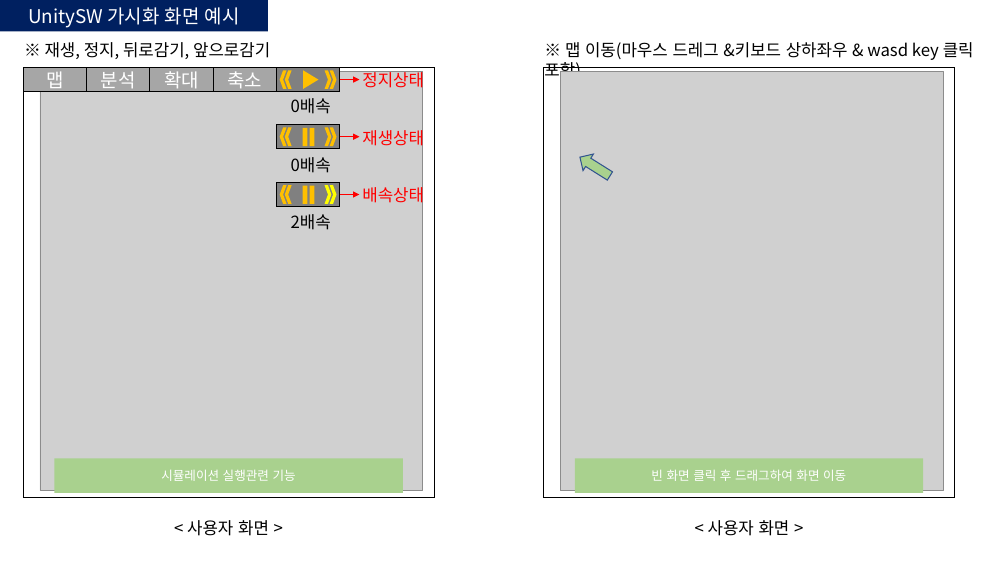
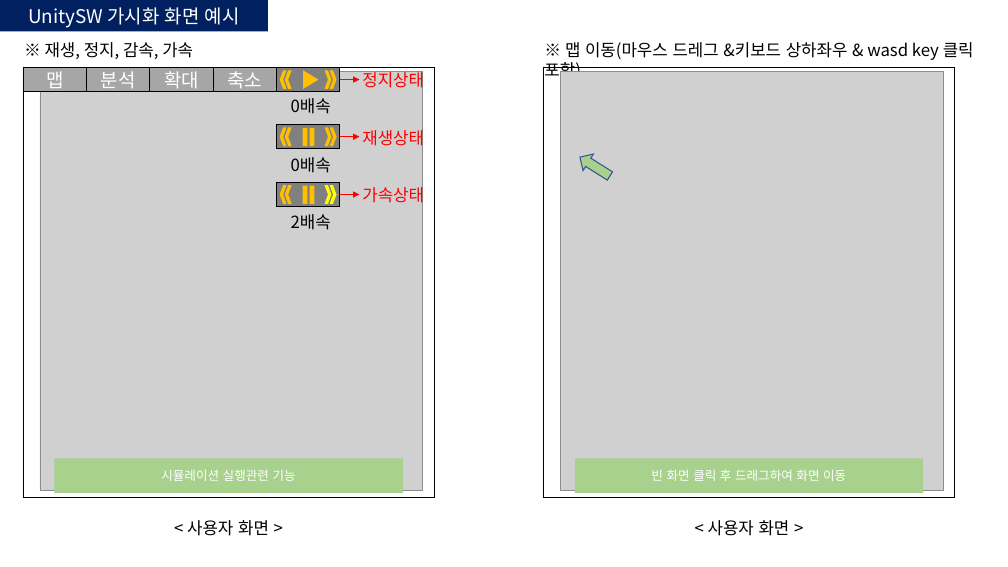
Before and after one commit to jhj0905/OHTSim, a slide deck: slide 14 of (210816) Unity연동.pptx (slide 13 before the commit). Drawn at 1008x567 pixels with LibreOffice and Linux fonts; fonts in the diff are those of the drawing; grey boxes stand for pictures. Boxes give left, top, right and bottom in pixels: in the first picture for what was removed or moved away, otherwise in the second. Text is boxed around its words. In the diff, an @@ line names an element or a change of style, - is before the commit and + after.

```diff
--- a/(210816) Unity연동.pptx
+++ b/(210816) Unity연동.pptx
@@ text at [45,42,193,59]: text changed @@
-※ 재생, 정지, 뒤로감기, 앞으로감기
+※ 재생, 정지, 감속, 가속
@@ text at [362,184,424,206]: text changed @@
-배속상태
+가속상태
```
Also in this commit, not shown: 1 other slide changed, 1 slide added.
